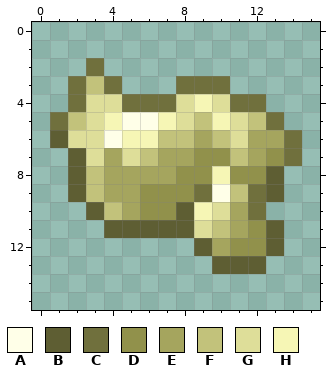
Pixel-art sprite: WikiResources/item_views/crafting/nickel.png. Above, as it was before the edit.
The file is 64x64 pixels, drawn in blocks of 4x4; one block is one cell here.
Palette (. is transparent): A #ffffe8  B #5e5e33  C #70703d  D #91914b  E #a5a55e  F #c2c27b  G #dede99  H #f6f6b5
Pixels before, first column x 1:
 2 ..C...........
 3 .CFC...CCC....
 4 .CGGCCCGHGCC..
 5 CFGHAAHGFHGFC.
 6 BGGAHHFFEFGEEC
 7 .BGEGFEEDDFEDC
 8 .BFEEEEDDHDDB.
 9 .BFEEDDDCAFCB.
10 ..BFEDDBHGEC..
11 ...BBBBBGFEDB.
12 ........BEDDB.
13 .........BBB..
New version:
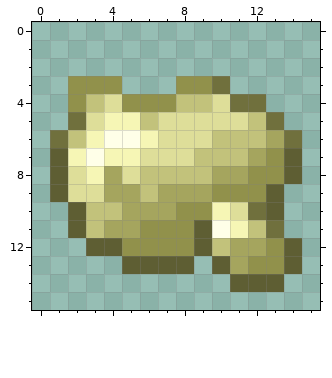
The exact change:
Changed rows in their new state; - is an unchanged pixel.
first column x 1:
 2 --.-----------
 3 -DDD---DD-----
 4 -DF-DDDFF-----
 5 .C--HFG-GG----
 6 CFH-A-GGG-FF--
 7 BHAHHGGGFF---B
 8 BGH-GFFFFEE-DB
 9 BGG--FEEEDDD--
10 -BF--EEDDHG-B-
11 -BFEEDDDBAHFC-
12 --BBDDDD-FEEDB
13 ----BBBB--EDDB
14 ----------BBB-
